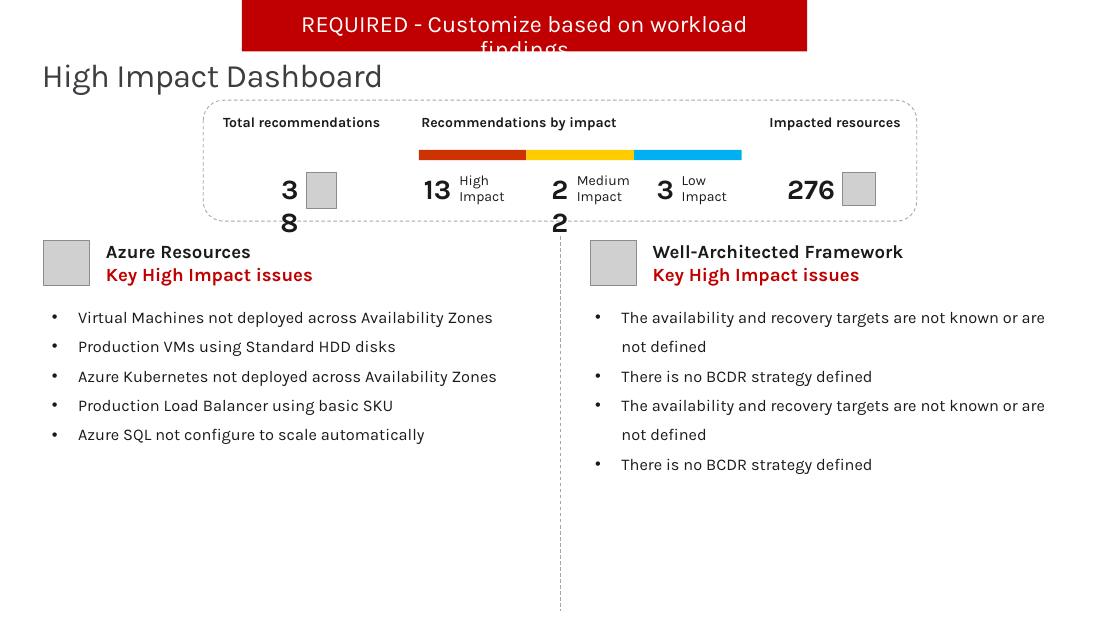
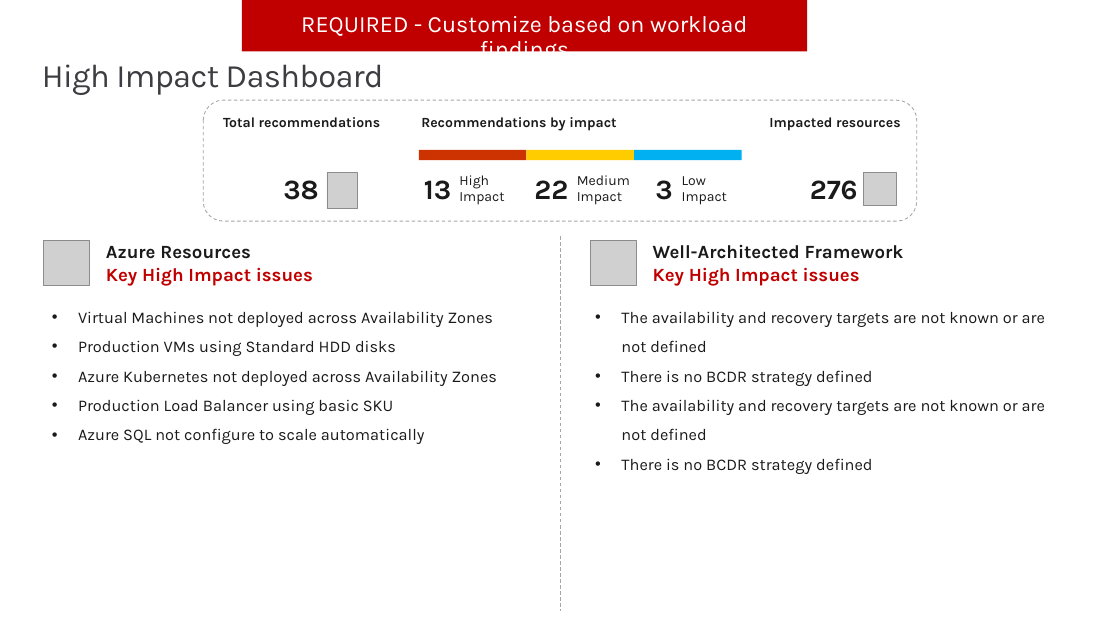
Before and after one commit to Azure/Azure-Proactive-Resiliency-Library-v2, a slide deck: slide 17 of tools/Mandatory - Executive Summary presentation - Template.pptx. Drawn at 1120x630 pixels with LibreOffice and Linux fonts; fonts in the diff are those of the drawing; grey boxes stand for pictures; background and template pictures are left out. Boxes give left, top, right and bottom in pixels: in the first picture for what was removed or moved away, otherwise in the second. Text is boxed around its words. In the diff, an @@ line names an element or a change of style, - is before the commit and + after.

Commit message:
updating CSV and PPT used by WARA script (#236)

```diff
--- a/tools/Mandatory - Executive Summary presentation - Template.pptx
+++ b/tools/Mandatory - Executive Summary presentation - Template.pptx
@@ text "38" rewrapped from (x1=266, y1=171, x2=299, y2=205) to (x1=283, y1=180, x2=318, y2=200) @@
@@ picture moved from (x1=307, y1=173, x2=337, y2=209) to (x1=327, y1=173, x2=357, y2=209) @@
@@ text "22" rewrapped from (x1=536, y1=171, x2=569, y2=205) to (x1=534, y1=180, x2=568, y2=199) @@
@@ text "276" moved from (x1=787, y1=180, x2=835, y2=200) to (x1=810, y1=180, x2=858, y2=200) @@
@@ picture moved from (x1=843, y1=173, x2=875, y2=206) to (x1=864, y1=173, x2=897, y2=206) @@
```
Also in this commit, not shown: 1 other file.
